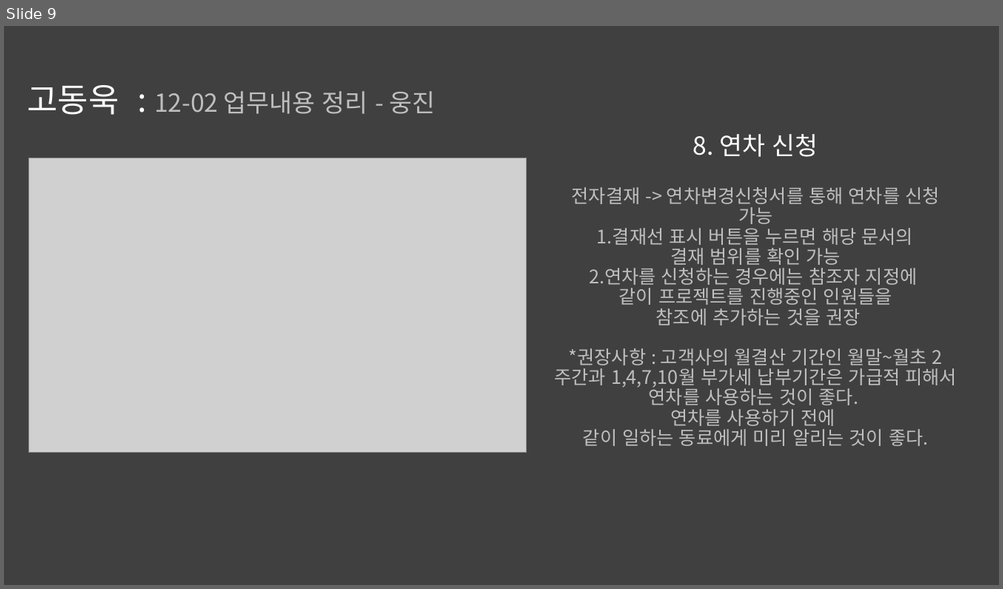
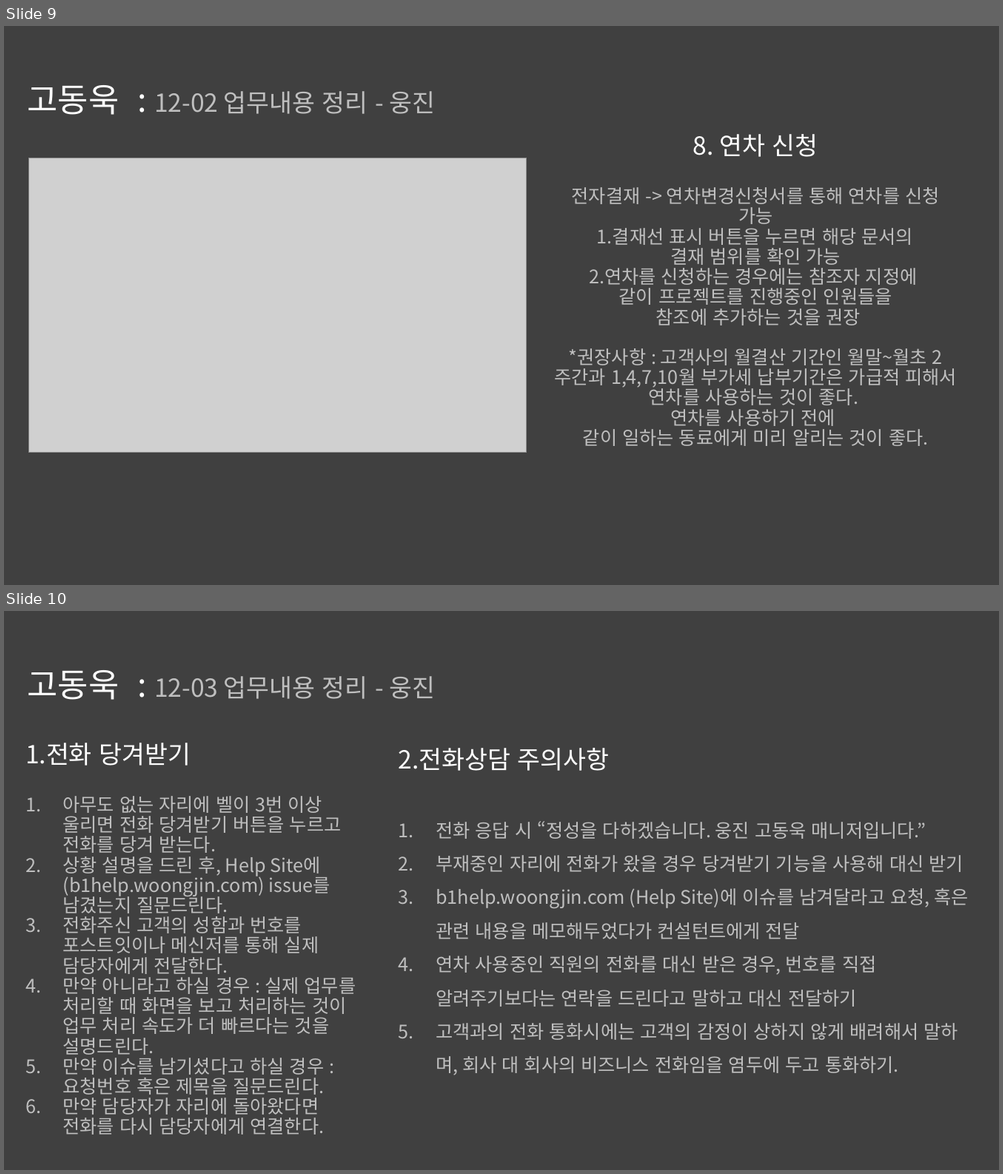
Before and after one commit to 201411164/2020WJF4, a slide deck: 신입사원 업무자료_2020_고동욱.pptx. Shown one above the other, each under a label of ours: slide 9 before the commit, slides 9 and 10 after it. The pictures are 1003x589 and 1003x1174 pixels, drawn with LibreOffice and Linux fonts; fonts in the diff are those of the drawing; grey boxes stand for pictures. Boxes give left, top, right and bottom in pixels: in the first picture for what was removed or moved away, otherwise in the second. Text is boxed around its words. In the diff, an @@ line names an element or a change of style, - is before the commit and + after.

Commit message:
업무 내용 문서화

```diff
--- a/신입사원 업무자료_2020_고동욱.pptx
+++ b/신입사원 업무자료_2020_고동욱.pptx
@@ slide 10 added at (x1=4, y1=611, x2=999, y2=1170), background #404040 @@
@@ title added at (x1=28, y1=670, x2=435, y2=700), 24 pt, text #BFBFBF @@
+고동욱 : 12-03 업무내용 정리 - 웅진
@@ text added at (x1=398, y1=748, x2=967, y2=1076), 18 pt, text #BFBFBF @@
+2.전화상담 주의사항
+1. 전화 응답 시 “정성을 다하겠습니다. 웅진 고동욱 매니저입니다.”
+2. 부재중인 자리에 전화가 왔을 경우 당겨받기 기능을 사용해 대신 받기
+3. b1help.woongjin.com (Help Site)에 이슈를 남겨달라고 요청, 혹은 관련 내용을 메모해두었다가 컨설턴트에게 전달
+4. 연차 사용중인 직원의 전화를 대신 받은 경우, 번호를 직접 알려주기보다는 연락을 드린다고 말하고 대신 전달하기
+5. 고객과의 전화 통화시에는 고객의 감정이 상하지 않게 배려해서 말하며, 회사 대 회사의 비즈니스 전화임을 염두에 두고 통화하기.
@@ text added at (x1=63, y1=812, x2=356, y2=1135), 18 pt, text #BFBFBF @@
+1.전화 당겨받기
+1. 아무도 없는 자리에 벨이 3번 이상 울리면 전화 당겨받기 버튼을 누르고 전화를 당겨 받는다.
+2. 상황 설명을 드린 후, Help Site에 (b1help.woongjin.com) issue를 남겼는지 질문드린다.
+3. 전화주신 고객의 성함과 번호를 포스트잇이나 메신저를 통해 실제 담당자에게 전달한다.
+4. 만약 아니라고 하실 경우 : 실제 업무를 처리할 때 화면을 보고 처리하는 것이 업무 처리 속도가 더 빠르다는 것을 설명드린다.
+5. 만약 이슈를 남기셨다고 하실 경우 : 요청번호 혹은 제목을 질문드린다.
+6. 만약 담당자가 자리에 돌아왔다면 전화를 다시 담당자에게 연결한다.
```
Also in this commit, not shown: 1 other slide added, 1 other file.
